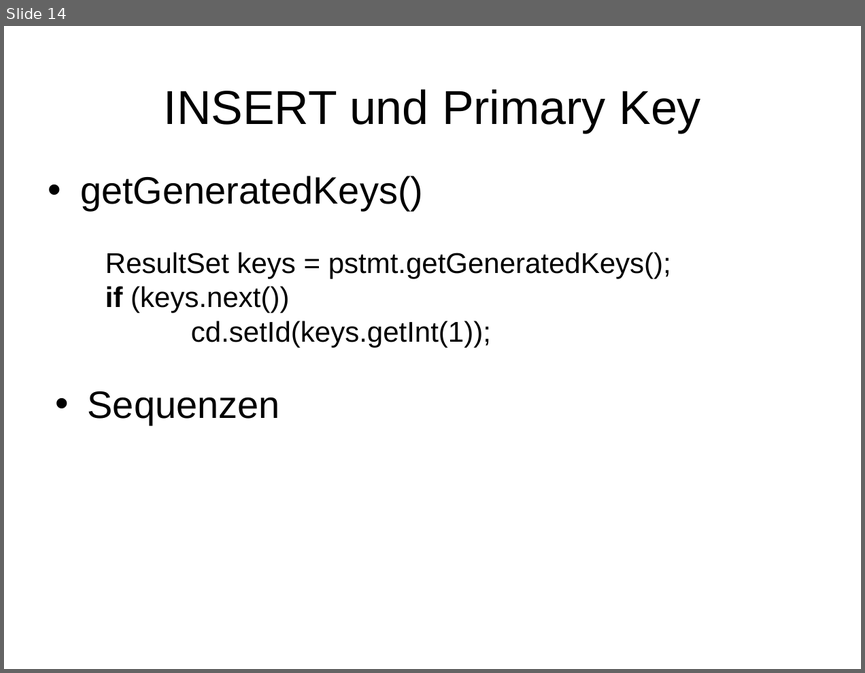
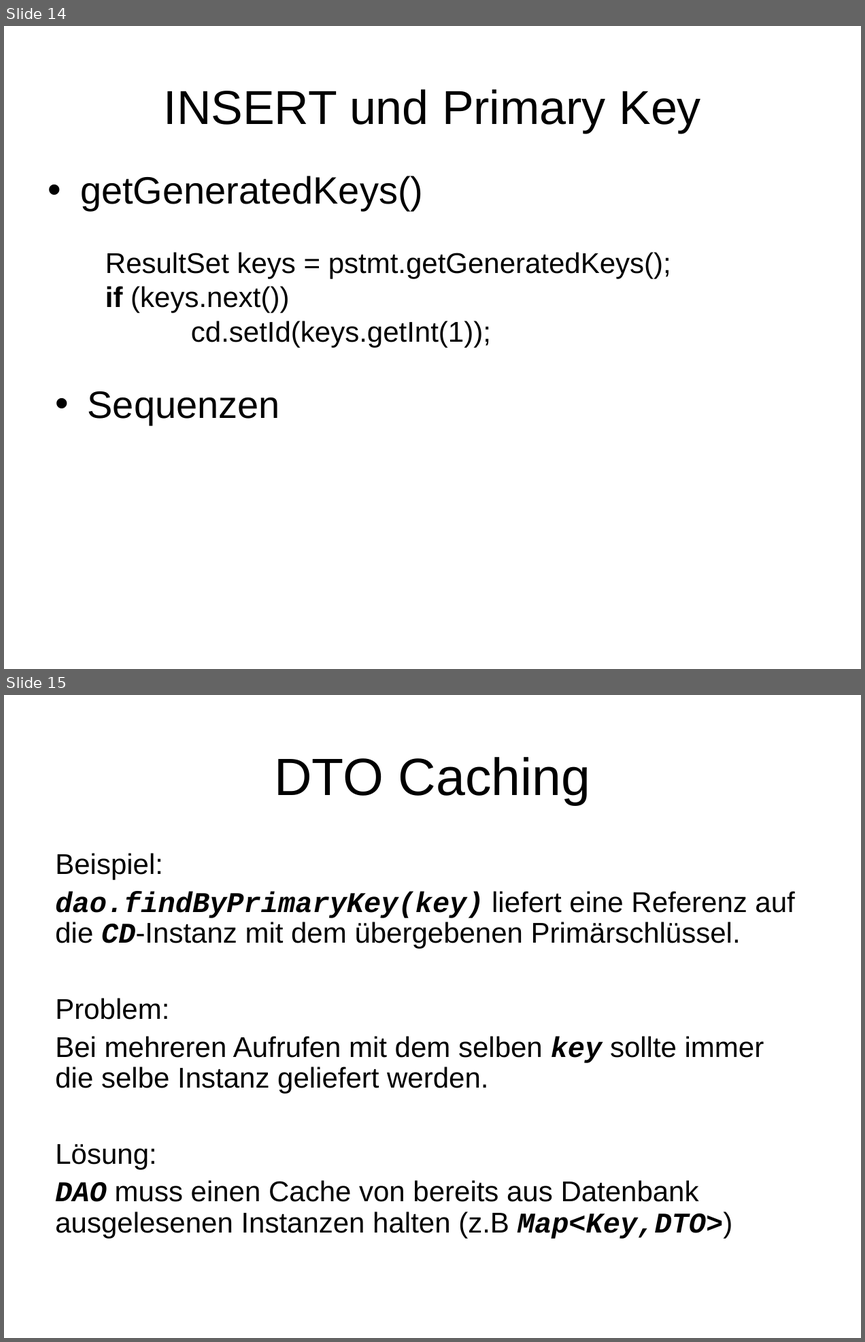
Before and after one commit to radlbauer/pr-gse, a slide deck: wiki/ppt/ORM.ppt. Shown one above the other, each under a label of ours: slide 14 before the commit, slides 14 and 15 after it. The pictures are 865x673 and 865x1342 pixels, drawn with LibreOffice and Linux fonts; fonts in the diff are those of the drawing. Boxes give left, top, right and bottom in pixels: in the first picture for what was removed or moved away, otherwise in the second. Text is boxed around its words. In the diff, an @@ line names an element or a change of style, - is before the commit and + after.

```diff
--- a/wiki/ppt/ORM.ppt
+++ b/wiki/ppt/ORM.ppt
@@ slide 15 added at box(4, 695, 861, 1338), background #FFFFFF @@
@@ title added at box(274, 757, 590, 805), 44 pt, text #000000 @@
+DTO Caching
@@ text added at box(55, 853, 794, 1238), 24 pt, text #000000 @@
+Beispiel:
+dao.findByPrimaryKey(key) liefert eine Referenz auf die CD-Instanz mit dem übergebenen Primärschlüssel.
+Problem:
+Bei mehreren Aufrufen mit dem selben key sollte immer die selbe Instanz geliefert werden.
+Lösung:
+DAO muss einen Cache von bereits aus Datenbank ausgelesenen Instanzen halten (z.B Map<Key,DTO>)
```
Also in this commit, not shown: 1 slide changed, 6 other slides added, 13 other files.
